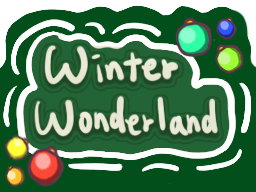
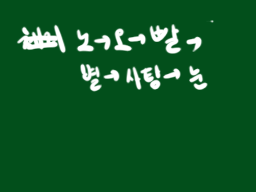
Two versions of the same layered image (256x192). Layer-by-layer changes:
added group "bg2" with 2 layers above "paleete" over [0, 0, 256, 188]
added layer "레이어 10" in group "bg2" over [13, 18, 214, 92]
added layer "background2" in group "bg2" over [0, 0, 256, 188]
